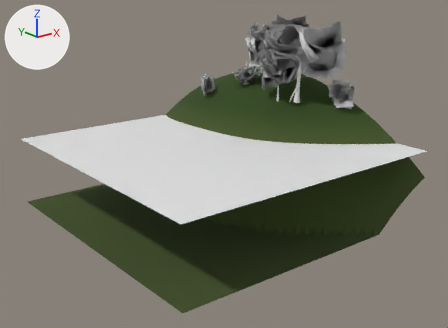
The glTF model eloria-assets/maps/nymara-regions/crownwater/chunks/00_16/world.glb, before and after one commit.
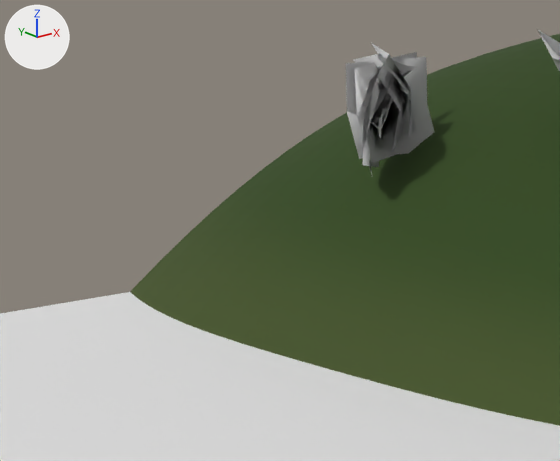
The first picture shows the older version from a 50 mm camera at (-364.2, -170.5, 55.4) aimed at (-242.4, -18.3, -5.5). The close-ups show the older and then the newer version on the part from 32% to 53% of the width and 20% to 43% of the height of that picture. Only the edits that show in the close-ups are written down. The lights are fixed; the arrows at upper left show +X, +Y and +Z. Where no turn or scale is listed for an object, it has been applied to the vertices.

In view in the first close-up: 'AuthoredGround_crownwaterBase_crownwater_00_16', 'Tree_0795_understory_hazel_Canopy.001', 'Water_crownwater_00_16' and 2 more.
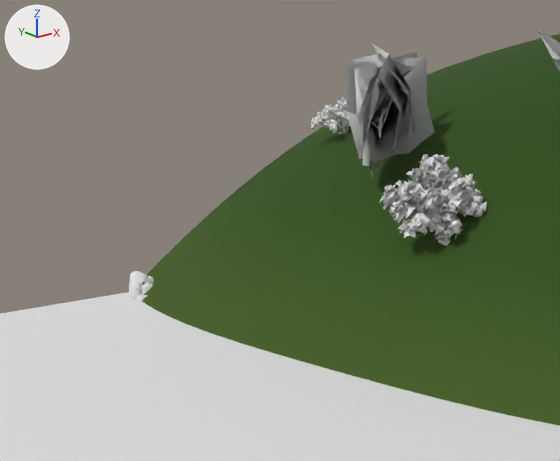
Patch to the scene script:
```diff
--- a/eloria-assets/maps/nymara-regions/crownwater/chunks/00_16/world.glb.py
+++ b/eloria-assets/maps/nymara-regions/crownwater/chunks/00_16/world.glb.py
@@ mat_material_0_002 @@
+mat_material_0_002 = principled_material('Material_0.002')
+mat_material_0_002.base_color = (0.8, 0.8, 0.8)  # white #e7e7e7
@@ mat_material_0_001 @@
+mat_material_0_001 = principled_material('Material_0.001')
+mat_material_0_001.base_color = (0.8, 0.8, 0.8)  # white #e7e7e7
@@ mat_material_0 @@
+mat_material_0 = principled_material('Material_0')
+mat_material_0.base_color = (0.8, 0.8, 0.8)  # white #e7e7e7
@@ me_mesh_0_002 @@
+me_mesh_0_002.from_pydata(...)  # 2242 vertices, 3036 faces; spans x -2.06..1.93, y -1.91..1.52, z 0.0..2.47
+me_mesh_0_002.materials.append(mat_material_0_002)  # its picture is missing
@@ me_mesh_0_001 @@
+me_mesh_0_001.from_pydata(...)  # 2851 vertices, 4999 faces; spans x -1.6..1.59, y -1.47..1.41, z 0.0..1.97
+me_mesh_0_001.materials.append(mat_material_0_001)  # its picture is missing
@@ me_mesh_0 @@
+me_mesh_0.from_pydata(...)  # 2471 vertices, 2505 faces; spans x -3.1..3.12, y -3.23..2.91, z 0.0..6.88
+me_mesh_0.materials.append(mat_material_0)  # its picture is missing
@@ ob_kit_bougainvillea_shrub_1 @@
+ob_kit_bougainvillea_shrub_1 = bpy.data.objects.new('kit-bougainvillea-shrub-1', me_mesh_0_002)
+ob_kit_bougainvillea_shrub_1.location = (-217.31, 28.21, 9.72)
@@ ob_kit_beach_rocks_1 @@
+ob_kit_beach_rocks_1 = bpy.data.objects.new('kit-beach-rocks-1', me_mesh_0_001)
+ob_kit_beach_rocks_1.location = (-230.0, 32.0, -0.26)
@@ ob_kit_autumn_maple_tree_2 @@
+ob_kit_autumn_maple_tree_2 = bpy.data.objects.new('kit-autumn-maple-tree-2', me_mesh_0)
+ob_kit_autumn_maple_tree_2.location = (-224.0, 10.0, 5.06)
```

Location of each change, (x1, y1, x2, y2) in pixels of the close-ups (560 x 461 px):
'kit-autumn-maple-tree-2', added: after (379, 154, 487, 246)
'kit-bougainvillea-shrub-1', added: after (311, 97, 350, 135)
'kit-beach-rocks-1', added: after (128, 271, 154, 301)
